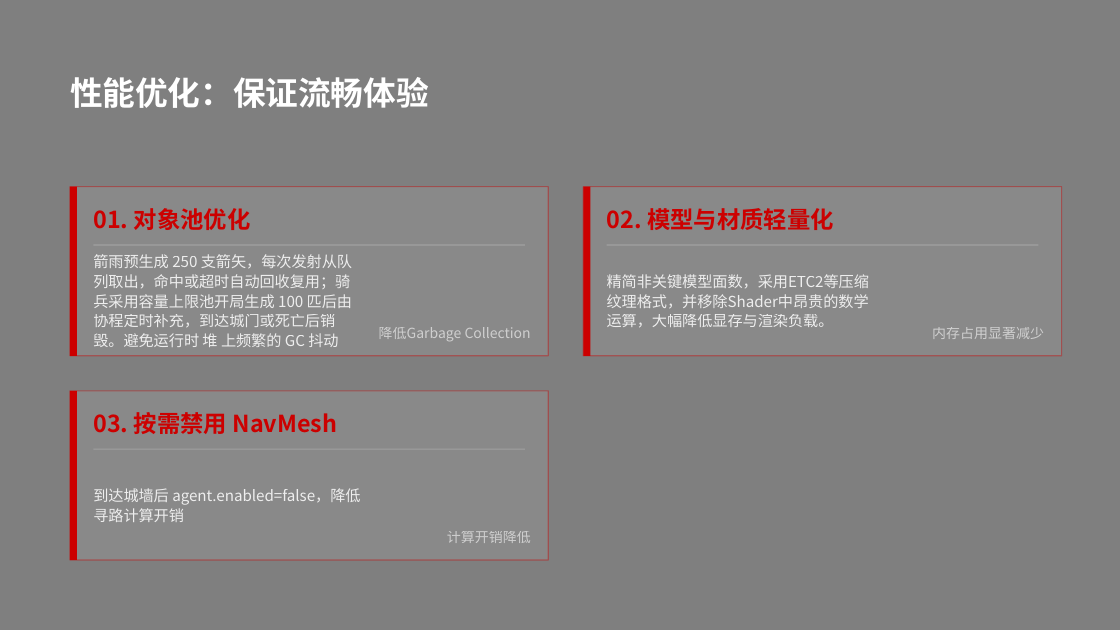
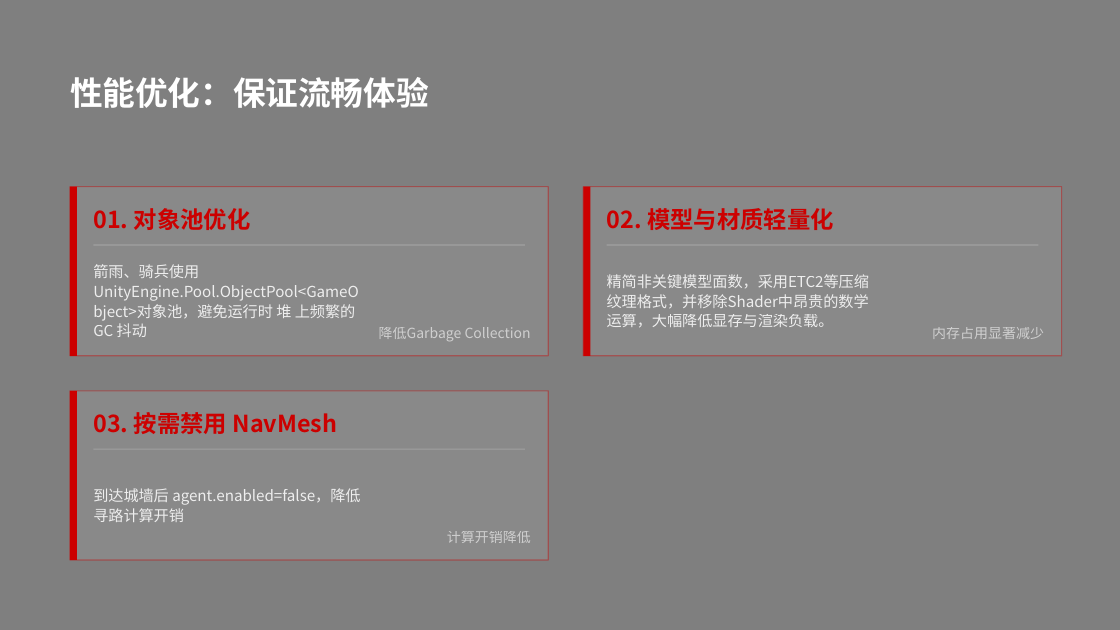
Before and after one commit to W-SEANVeen/ISF2, a slide deck: slide 20 of Docs/《孤城》VR游戏设计答辩.pptx. Drawn at 1120x630 pixels with LibreOffice and Linux fonts; fonts in the diff are those of the drawing; background and template pictures are left out. Boxes give left, top, right and bottom in pixels: in the first picture for what was removed or moved away, otherwise in the second. Text is boxed around its words. In the diff, an @@ line names an element or a change of style, - is before the commit and + after.

Commit message:
对象池

```diff
--- a/Docs/《孤城》VR游戏设计答辩.pptx
+++ b/Docs/《孤城》VR游戏设计答辩.pptx
@@ text at [93,264,359,337]: text changed @@
-箭雨预生成 250 支箭矢，每次发射从队列取出，命中或超时自动回收复用；骑兵采用容量上限池开局生成 100 匹后由协程定时补充，到达城门或死亡后销毁。避免运行时 堆 上频繁的 GC 抖动
+箭雨、骑兵使用UnityEngine.Pool.ObjectPool<GameObject>对象池，避免运行时 堆 上频繁的 GC 抖动
```
Also in this commit, not shown: 7 other slides changed, 11 other files.
